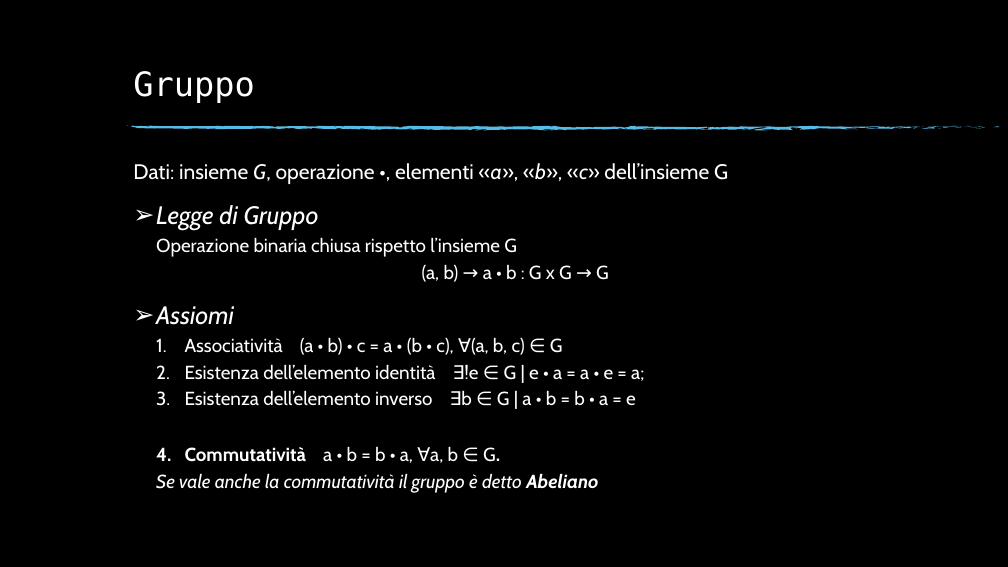
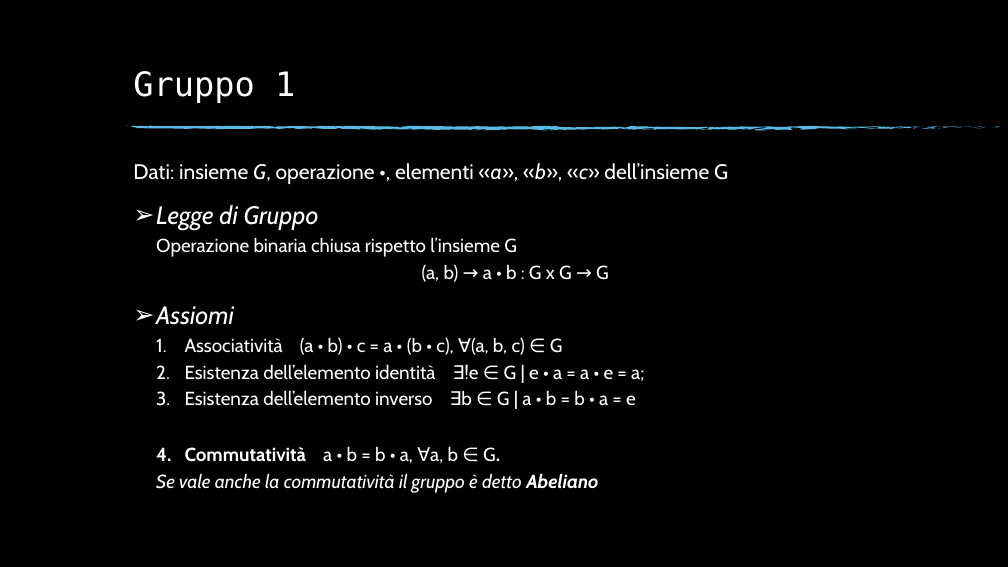
Before and after one commit to Mark692/ECC, a slide deck: slide 5 of ECC001.pptx. Drawn at 1008x567 pixels with LibreOffice and Linux fonts; fonts in the diff are those of the drawing; background and template pictures are left out. Boxes give left, top, right and bottom in pixels: in the first picture for what was removed or moved away, otherwise in the second. Text is boxed around its words. In the diff, an @@ line names an element or a change of style, - is before the commit and + after.

```diff
--- a/ECC001.pptx
+++ b/ECC001.pptx
@@ title at (133, 71, 295, 103): text changed @@
-Gruppo
+Gruppo 1
```
Also in this commit, not shown: 5 other slides changed, 11 slides added, 1 slide removed.
